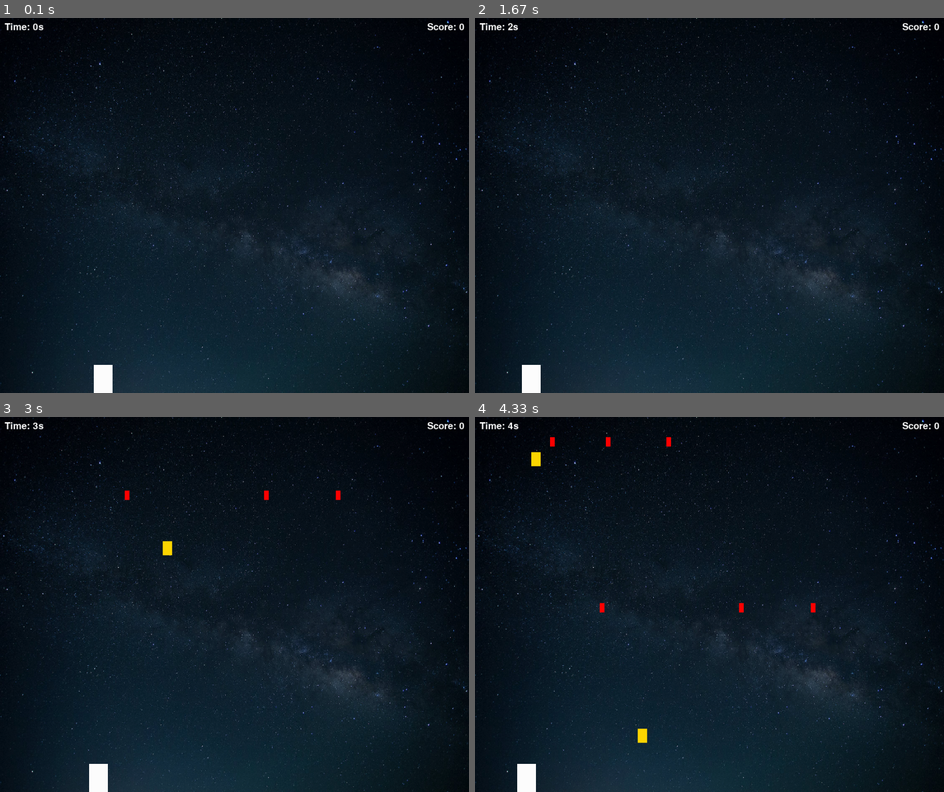
Above: before the commit, frames 1-4 (two rows, left to right).
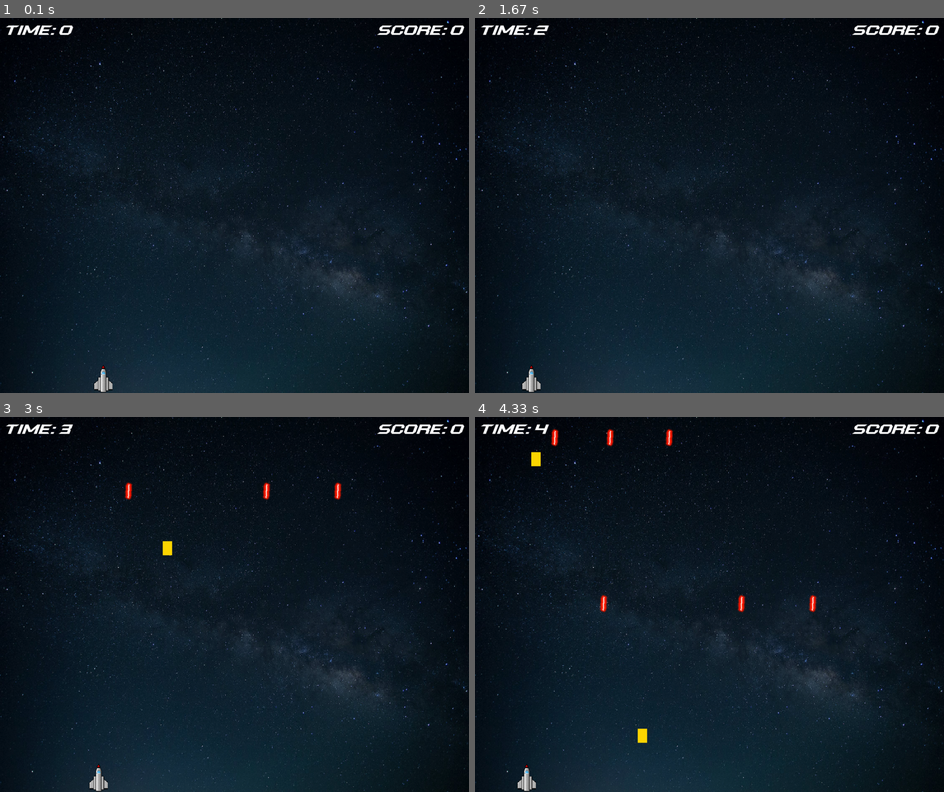
Above: after the commit, the same moments.

Repository: noahgetsdubs-lgtm/Pygame-Practice
Game: pygame game, started from rain_dodge/rain_dodge.py
The game is run twice, just before and just after one commit, with the same random seed, the same clock (stepped at 60 frames per second) and the same inputs.
Inputs:
- Up to frame 1 (0.1 s): no input
- Up to frame 2 (1.67 s): hold Left 0.33-0.87 s; hold Left 0.9-1.3 s; hold Right from 1.33 s (still down)
- Up to frame 3 (3 s): release Right at 1.97 s; hold Left 2-2.47 s; hold Right 2.5-2.97 s
- Up to frame 4 (4.33 s): hold Right 3-3.47 s; hold Left 3.5-4.03 s; hold Left from 4.07 s (still down)

The runs differ from the first frame. In frame 1, 0.9% of the frame differs, in the area x 1-99%, y 1-100%; in frame 2, 0.9%; in frame 3, 1.1%; in frame 4, 1.3%.

Commit message:
added crash sound and better images

Diff:
--- a/rain_dodge/rain_dodge.py
+++ b/rain_dodge/rain_dodge.py
@@ -2,6 +2,7 @@
 import time
 import random
 pygame.font.init()
+pygame.mixer.init()
 
 SCREEN_WIDTH = 1000
 SCREEN_HEIGHT = 800
@@ -10,45 +11,39 @@
 PLAYER_WIDTH = 40
 PLAYER_HEIGHT = 60
 PLAYER_VEL = 5
-STAR_WIDTH = 10
-STAR_HEIGHT = 20
-STAR_VEL = 3
+PLAYER = pygame.transform.scale(pygame.image.load("rain_dodge/shuttle.png"), (PLAYER_WIDTH, PLAYER_HEIGHT))
+LASER_WIDTH = 20
+LASER_HEIGHT = 40
+LASER_VEL = 3
+LASER = pygame.transform.rotate(pygame.transform.scale(pygame.image.load("rain_dodge/laser.png"), (LASER_WIDTH, LASER_HEIGHT)), -5)
 POINT_WIDTH = 20
 POINT_HEIGHT = 30
 POINT_VEL = 5
-FONT = pygame.font.SysFont("comicsans", 30) #Font, size
+FONT = pygame.font.Font("rain_dodge\Sprintura Demo.otf", 30) #Font, size
 PLAY_AGAIN_BUTTON_WIDTH = 400
 PLAY_AGAIN_BUTTON_HEIGHT = 100
+CRASH_SOUND = pygame.mixer.Sound("rain_dodge\crash.mp3")
 
 pygame.display.set_caption("Space Dodge") #Name of the Window
 
-def draw(player, elapsed_time, stars, points, score):
+def draw(player, elapsed_time, lasers, points, score):
     WIN.blit(BG, (0, 0)) #blit takes an image and a starting coordinate and puts it on the window
 
-    time_text = FONT.render(f"Time: {round(elapsed_time)}s", 1, "white") #String, antialiasing, color
+    time_text = FONT.render(f"Time: {round(elapsed_time)}", 1, "white") #String, antialiasing, color
     WIN.blit(time_text, (10, 10))
 
     score_text = FONT.render(f"Score: {score}", 1, "white")
     WIN.blit(score_text, (990 - score_text.get_width(), 10))
 
-    pygame.draw.rect(WIN, "white", player) #Where to draw it, what color (string or RGB), what rectangle
 
-    for star in stars:
-        pygame.draw.rect(WIN, "red", star)
+    for laser in lasers:
+        WIN.blit(LASER, laser)
 
     for point in points:
         pygame.draw.rect(WIN, "gold", point)
 
     pygame.display.update() #updates the screen and applys the background
 
-def reset_game(stars, points, hit, score, player, start_time):
-    for star in stars:
-        stars.remove(star)
-    for point in points:
-        points.remove(point)
-    hit = False
-    player.x = 200
-    start_time = time.time
 
 
 
@@ -57,13 +52,14 @@
 
 def main():
     run = True
-    player = pygame.Rect(200, SCREEN_HEIGHT - PLAYER_HEIGHT, PLAYER_WIDTH, PLAYER_HEIGHT ) #Starting X, Starting Y, Rect Width, Rect Height
+    player = pygame.Rect(200, SCREEN_HEIGHT - PLAYER_HEIGHT, PLAYER_WIDTH, PLAYER_HEIGHT ) #starting X, starting Y, Rect Width, Rect Height
     clock = pygame.time.Clock()
+    laser = pygame.Rect(random.randint(0, SCREEN_WIDTH - LASER_WIDTH), -LASER_HEIGHT, LASER_WIDTH, LASER_HEIGHT)
     start_time = time.time()
     elapsed_time = 0
-    star_add_increment = 2000
-    star_count = 0
-    stars = []
+    laser_add_increment = 2000
+    laser_count = 0
+    lasers = []
     point_add_increment = 2000
     point_count = 0
     points = []
@@ -72,80 +68,85 @@
 
 
     while run:
-        dt = clock.tick(60) #How many times the while loop runs per second needs the clock object to be made
-        star_count += dt
-        point_count += dt
-        elapsed_time = time.time() - start_time
-        buttons = pygame.mouse.get_pressed()
+        if not hit:
+            WIN.blit(PLAYER, player)
+            pygame.display.update()
+            dt = clock.tick(60) #How many times the while loop runs per second needs the clock object to be made
+            laser_count += dt
+            point_count += dt
+            elapsed_time = time.time() - start_time
+            buttons = pygame.mouse.get_pressed()
 
-        if star_count > star_add_increment:
-            for _ in range (3):
-                star_x = random.randint(0, SCREEN_WIDTH - STAR_WIDTH)
-                star = pygame.Rect(star_x, -STAR_HEIGHT, STAR_WIDTH, STAR_HEIGHT)
-                stars.append(star)
+            if laser_count > laser_add_increment:
+                for _ in range (3):
+                    laser_x = random.randint(0, SCREEN_WIDTH - LASER_WIDTH)
+                    laser = pygame.Rect(laser_x, -LASER_HEIGHT, LASER_WIDTH, LASER_HEIGHT)
+                    lasers.append(laser)
 
-            star_add_increment = max(200, star_add_increment - 50)
-            star_count = 0
+                laser_add_increment = max(200, laser_add_increment - 50)
+                laser_count = 0
 
-        if point_count > point_add_increment:
-            point_x = random.randint(0, SCREEN_WIDTH - POINT_WIDTH)
-            point = pygame.Rect(point_x, -POINT_HEIGHT, POINT_WIDTH, POINT_HEIGHT)
-            points.append(point)
-            point_add_increment = max(200, point_add_increment - 50)
-            point_count = 0
+            if point_count > point_add_increment:
+                point_x = random.randint(0, SCREEN_WIDTH - POINT_WIDTH)
+                point = pygame.Rect(point_x, -POINT_HEIGHT, POINT_WIDTH, POINT_HEIGHT)
+                points.append(point)
+                point_add_increment = max(500, point_add_increment - 50)
+                point_count = 0
 
 
-        for event in pygame.event.get():
-            if event.type == pygame.QUIT:
-                run = False
-                break
+            for event in pygame.event.get():
+                if event.type == pygame.QUIT:
+                    run = False
+                    break
 
-        keys = pygame.key.get_pressed()
-        if keys[pygame.K_LEFT] and player.x - PLAYER_VEL >= 0:
-            player.x -= PLAYER_VEL
-        elif keys[pygame.K_RIGHT] and player.x + PLAYER_WIDTH + PLAYER_VEL <= SCREEN_WIDTH:
-            player.x += PLAYER_VEL
+            keys = pygame.key.get_pressed()
+            if keys[pygame.K_LEFT] and player.x - PLAYER_VEL >= 0:
+                player.x -= PLAYER_VEL
+            elif keys[pygame.K_RIGHT] and player.x + PLAYER_WIDTH + PLAYER_VEL <= SCREEN_WIDTH:
+                player.x += PLAYER_VEL
 
-        for star in stars[:]: #Colon in the brackets makes a copy of the list, since list will be edited in the loop
-            star.y += STAR_VEL
-            if star.y > SCREEN_HEIGHT:
-                stars.remove(star)
-            elif star.y + star.height >= player.y and star.colliderect(player):
-                stars.remove(star)
-                hit = True
-                break
+            for laser in lasers[:]: #Colon in the brackets makes a copy of the list, since list will be edited in the loop
+                laser.y += LASER_VEL
+                if laser.y > SCREEN_HEIGHT:
+                    lasers.remove(laser)
+                elif laser.y + laser.height >= player.y and laser.colliderect(player):
+                    lasers.remove(laser)
+                    hit = True
+                    break
 
-        for point in points[:]:
-            point.y += POINT_VEL
-            if point.y > SCREEN_HEIGHT:
-                points.remove(point)
-            elif point.y + point.height >= player.y and point.colliderect(player):
-                points.remove(point)
-                score += 1
+            for point in points[:]:
+                point.y += POINT_VEL
+                if point.y > SCREEN_HEIGHT:
+                    points.remove(point)
+                elif point.y + point.height >= player.y and point.colliderect(player):
+                    points.remove(point)
+                    score += 1
 
-        while hit:
+        if hit:
+            CRASH_SOUND.play()
             lost_text = FONT.render("You Lost!", 1, "white")
             WIN.blit(lost_text, (SCREEN_WIDTH/2 - lost_text.get_width()/2, SCREEN_HEIGHT/5 - lost_text.get_height()/2))
             play_again_text = FONT.render("Play Again?", 1, "White")
             play_again_button = pygame.Rect(SCREEN_WIDTH/2 - PLAY_AGAIN_BUTTON_WIDTH/2, SCREEN_HEIGHT/1.5 - play_again_text.get_height()/2 - 50, PLAY_AGAIN_BUTTON_WIDTH, PLAY_AGAIN_BUTTON_HEIGHT)
             pygame.draw.rect(WIN, "blue", play_again_button)
-            WIN.blit(play_again_text, (SCREEN_WIDTH/2 - play_again_text.get_width()/2, SCREEN_HEIGHT/1.5 - play_again_text.get_height()/2 - 50 + play_again_text.get_height()/2))
+            WIN.blit(play_again_text, (SCREEN_WIDTH/2 - play_again_text.get_width()/2, SCREEN_HEIGHT/1.5 - play_again_text.get_height()/2 - 30 + play_again_text.get_height()/2))
             pygame.display.update()
-            for event in pygame.event.get():
-                if event.type == pygame.MOUSEBUTTONDOWN:
-                    if event.button == 1:
-                        if play_again_button.collidepoint(event.pos):
-                             hit = False
-                             score = 0
-                             stars.clear()
-                             points.clear()
-                             player.x = 200
-                             player.y = SCREEN_HEIGHT - PLAYER_HEIGHT
-                             start_time = time.time()
-                             point_add_increment = 2000
-                             star_add_increment = 2000
-                             star_count = 0
-                             break
+            while hit:
+                for event in pygame.event.get():
+                    if event.type == pygame.MOUSEBUTTONDOWN:
+                        if event.button == 1:
+                            if play_again_button.collidepoint(event.pos):
+                                hit = False
+                                score = 0
+                                lasers.clear()
+                                points.clear()
+                                player.x = 200
+                                player.y = SCREEN_HEIGHT - PLAYER_HEIGHT
+                                start_time = time.time()
+                                point_add_increment = 2000
+                                laser_add_increment = 2000
+                                laser_count = 0
+                                break
                 if event.type == pygame.QUIT:
                     run = False
                     break
@@ -154,7 +155,7 @@
 
 
 
-        draw(player, elapsed_time, stars, points, score)
+        draw(player, elapsed_time, lasers, points, score)
 
     pygame.quit
 
Binary file added: rain_dodge/Rostex-Oblique.ttf
Binary file added: rain_dodge/Sprintura Demo.otf
Binary file added: rain_dodge/laser.png
Binary file added: rain_dodge/shuttle.png
Not shown, added: rain_dodge/crash.mp3
